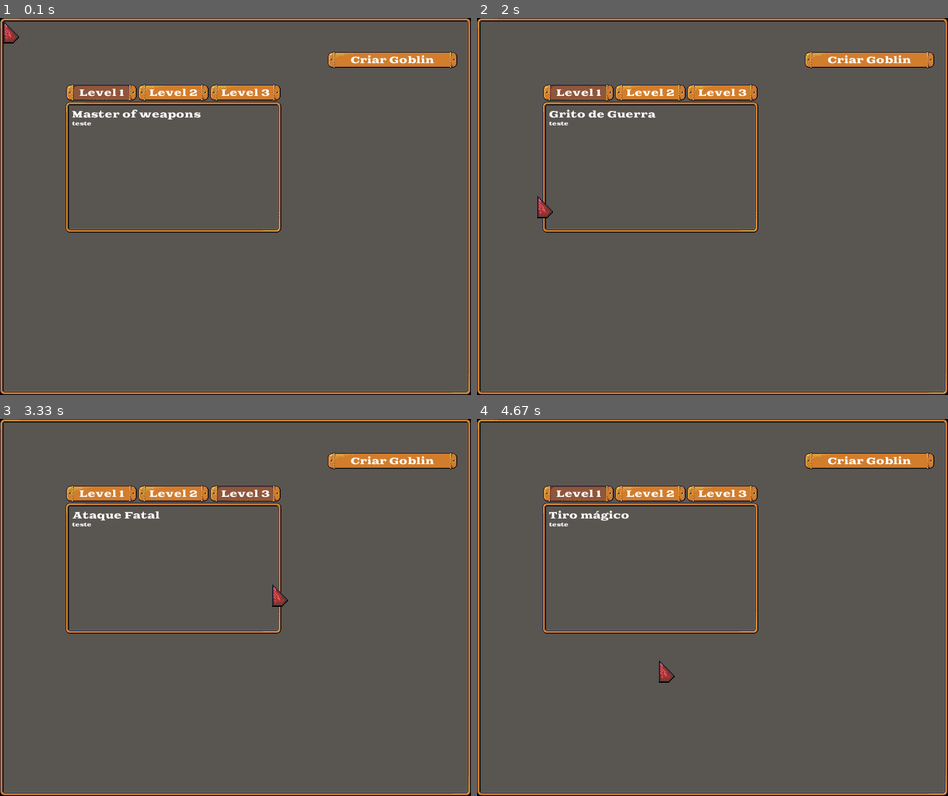
Above: before the commit, frames 1-4 (two rows, left to right).
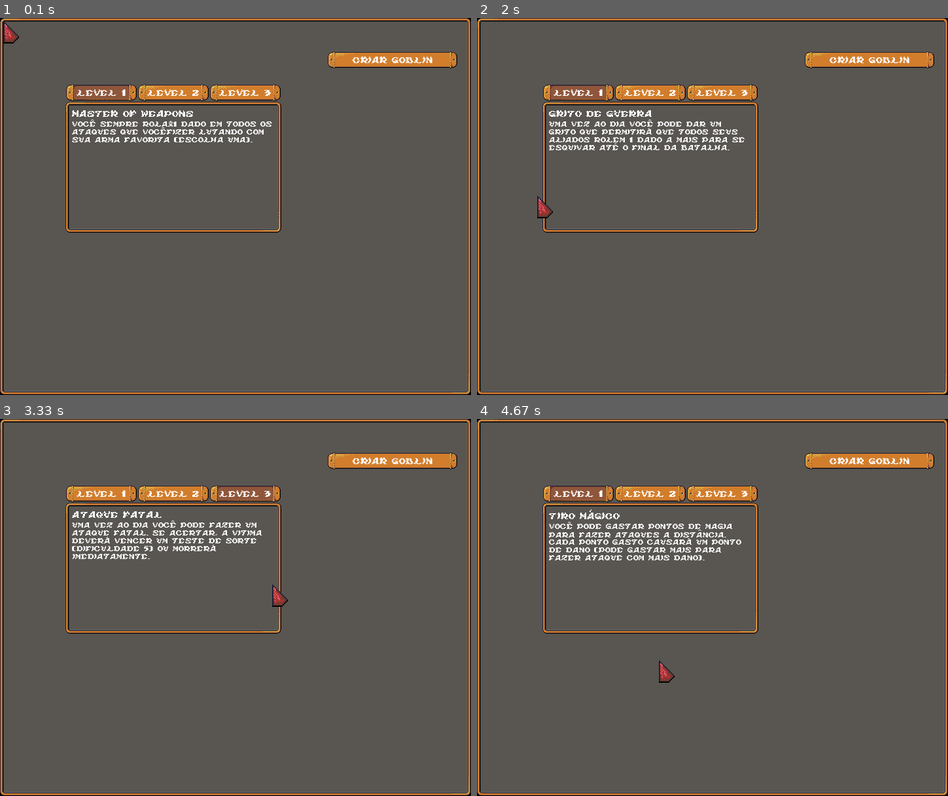
Above: after the commit, the same moments.

Repository: antomarsi/MalditosGoblinsPygame
Game: pygame game, started from main.py
Two runs of this game, one before a commit and one after it. Both use one fixed random seed, a clock stepped at 60 frames per second and the inputs below.
Inputs (mouse positions are in pixels of both pictures, inside the frame that each line leads up to):
- Up to frame 1 (0.1 s): no input
- Up to frame 2 (2 s): press the mouse at (580, 93) at 0.37 s; move the mouse to (571, 195) at 0.47 s; release the mouse at (566, 293) at 0.6 s; press the mouse at (867, 59) at 0.7 s; move the mouse to (745, 67) at 0.8 s; release the mouse at (618, 70) at 0.93 s; press the mouse at (651, 93) at 1.03 s; move the mouse to (769, 221) at 1.13 s; release the mouse at (891, 349) at 1.27 s; press the mouse at (867, 59) at 1.37 s; move the mouse to (740, 195) at 1.47 s; release the mouse at (608, 327) at 1.6 s; press the mouse at (867, 59) at 1.7 s; move the mouse to (703, 127) at 1.8 s; release the mouse at (538, 195) at 1.93 s
- Up to frame 3 (3.33 s): press the mouse at (244, 494) at 2.03 s; move the mouse to (329, 479) at 2.13 s; release the mouse at (409, 464) at 2.27 s; press the mouse at (103, 494) at 2.37 s; move the mouse to (155, 479) at 2.47 s; release the mouse at (216, 468) at 2.6 s; press the mouse at (244, 494) at 2.7 s; move the mouse to (221, 569) at 2.8 s; release the mouse at (193, 645) at 2.93 s; press the mouse at (244, 494) at 3.03 s; move the mouse to (259, 539) at 3.13 s; release the mouse at (273, 584) at 3.27 s
- Up to frame 4 (4.67 s): press the mouse at (867, 460) at 3.37 s; move the mouse to (816, 550) at 3.47 s; release the mouse at (769, 641) at 3.6 s; press the mouse at (651, 494) at 3.7 s; move the mouse to (684, 618) at 3.8 s; release the mouse at (721, 743) at 3.93 s; press the mouse at (651, 494) at 4.03 s; move the mouse to (764, 483) at 4.13 s; release the mouse at (877, 471) at 4.27 s; press the mouse at (580, 494) at 4.37 s; move the mouse to (618, 577) at 4.47 s; release the mouse at (660, 660) at 4.6 s

The runs differ from the first frame. In frame 1, 1.8% of the frame differs, in the area x 15-93%, y 9-33%; in frame 2, 2.0%; in frame 3, 2.0%; in frame 4, 2.2%, in the area x 15-93%, y 9-38%.

Commit message:
Ajustado valores de fonte

Diff:
--- a/goblin/data.py
+++ b/goblin/data.py
@@ -51,22 +51,22 @@
     MAGIC = 3
 
 class Skills(DataBase):
-    MASTER_OF_WEAPONS = {'id': 1, 'name': 'Master of weapons', 'description': 'teste'}
-    BRUTAL_ATTACK = {'id': 2, 'name': 'Ataque Brutal', 'description': 'teste'}
-    FATAL_ATTACK = {'id': 3, 'name': 'Ataque Fatal', 'description': 'teste'}
-    TRACK = {'id': 4, 'name': 'Rastrear', 'description': 'teste'}
-    SHARPSHOOTER = {'id': 5, 'name': 'Tiro Certeiro', 'description': 'teste'}
-    FATAL_SHOOT = {'id': 6, 'name': 'Tiro Fatal', 'description': 'teste'}
-    STEAL = {'id': 7, 'name': 'Roubar', 'description': 'teste'}
-    SET_TRAP = {'id': 8, 'name': 'Armadilha', 'description': 'teste'}
-    STEALTH_ATTACK = {'id': 9, 'name': 'Ataque furtivo', 'description': 'teste'}
-    ENDURANCE = {'id': 10, 'name': 'Resistencia', 'description': 'teste'}
-    EXPLOSIVE_SUICIDE = {'id': 11, 'name': 'Suícidio Explosivo', 'description': 'teste'}
-    IMMUNITY = {'id': 12, 'name': 'Imunidade', 'description': 'teste'}
-    WARCRY = {'id': 13, 'name': 'Grito de Guerra', 'description': 'teste'}
-    MAGIC_MISSLE = {'id': 14, 'name': 'Tiro mágico', 'description': 'teste'}
-    HEAL = {'id': 15, 'name': 'Curar', 'description': 'teste'}
-    PETRIFY = {'id': 16, 'name': 'Petrificar', 'description': 'teste'}
+    MASTER_OF_WEAPONS = {'id': 1, 'name': 'Master of weapons', 'description': 'Você sempre rola+1 dado em todos os ataques que vocêfizer lutando com sua arma favorita (Escolha uma).'}
+    BRUTAL_ATTACK = {'id': 2, 'name': 'Ataque Brutal', 'description': ' Uma vez ao dia vocêpode fazer um ataque brutal, que causao dobro de dano na vítima.'}
+    FATAL_ATTACK = {'id': 3, 'name': 'Ataque Fatal', 'description': 'Uma vez ao dia você pode fazer um ataque fatal. Se acertar, a vitima deverá vencer um teste de Sorte (Dificuldade 5) ou morrerá imediatamente.'}
+    TRACK = {'id': 4, 'name': 'Rastrear', 'description': 'Com um teste bem sucedido de Conhecimento (dificuldade 3) você pode rastrear qualquer criatura.'}
+    SHARPSHOOTER = {'id': 5, 'name': 'Mira Certeira', 'description': ' Você ignora a proteçãodos seus oponentes.'}
+    FATAL_SHOOT = {'id': 6, 'name': 'Tiro Fatal', 'description': 'Uma vez ao dia você podefazer um ataque à distância fatal. Se acertar, a vitima deverá vencer um teste de Sorte (Dificuldade 5) ou morrerá imediatamente.'}
+    STEAL = {'id': 7, 'name': 'Roubar', 'description': 'Você pode roubar sem ser visto se vencer um teste resistido de Habilidade contra a vítima.'}
+    SET_TRAP = {'id': 8, 'name': 'Armar Armadilhas', 'description': 'Você pode fazer uma armadilha em qualquer lugar se tiver alguns materiais. A pessoa terá que passar em um teste de Sorte (Dificuldade 5) para não cair na sua armadilha.'}
+    STEALTH_ATTACK = {'id': 9, 'name': 'Ataque furtivo', 'description': 'Se você não foi visto, você pode fazer um ataque furtivo. Se acertar, a vitima deverá fazer um teste de Sorte (Dificuldade 5). Se ela falhar ela morrerá.'}
+    ENDURANCE = {'id': 10, 'name': 'Resistencia', 'description': 'Você pode fazer um testede Sorte (dificuldade 5) quando receber dano de fogo ou explosão de fogo. Se vencer, você não recebe dano.'}
+    EXPLOSIVE_SUICIDE = {'id': 11, 'name': 'Suícidio Explosivo', 'description': 'Usando sua arma, você pode se explodir e matar TODOS os que estiverem na área da explosão.'}
+    IMMUNITY = {'id': 12, 'name': 'Imunidade', 'description': 'Você nunca recebe dano com fogo ou explosão.'}
+    WARCRY = {'id': 13, 'name': 'Grito de Guerra', 'description': 'Uma vez ao dia você pode dar um grito que permitirá que todos seus aliados rolem 1 dado a mais para se esquivar até o final da batalha.'}
+    MAGIC_MISSLE = {'id': 14, 'name': 'Tiro mágico', 'description': 'Você pode gastar pontos de magia para fazer ataques a distância. Cada ponto gasto causará um ponto de dano (pode gastar mais para fazer ataque com mais dano).'}
+    HEAL = {'id': 15, 'name': 'Curar', 'description': 'Você pode gastar seus pontos de magia para curar seus aliados. Cada ponto de magia recupera um ponto de vitalidade.'}
+    PETRIFY = {'id': 16, 'name': 'Petrificar', 'description': 'Gastando 6 pontos de magia você pode paralisar qualquer criatura.'}
 
 class Weapons(DataBase):
     DAGGER = {'id': 1, 'name': 'Adaga', 'damage': 2, 'protection': 0, 'throwable': True, 'distance': False}
--- a/gui/TabTextArea.py
+++ b/gui/TabTextArea.py
@@ -63,9 +63,9 @@
     def update(self, surface):
         self.panel.update(surface)
         if self.current_tab:
-            title = self.font_button.render(self.current_tab['skill']['name'], 1, pygame.Color('white'), None)
+            title = self.font_button.render(self.current_tab['skill']['name'], 0, pygame.Color('white'), None)
             surface.blit(title, (self.rect.left+10, self.rect.y+self.tabs[0]['button'].rect.height+10))
-            self.drawText(surface, self.current_tab['skill']['description'], pygame.Color('white'), (self.rect.left + 10, self.rect.y+self.tabs[0]['button'].rect.height + 10 + title.get_rect().height, self.rect.width, self.rect.height), self.font_text, 1)
+            self.drawText(surface, self.current_tab['skill']['description'], pygame.Color('white'), (self.rect.left + 10, self.rect.y+self.tabs[0]['button'].rect.height + 10 + title.get_rect().height, self.rect.width - 20, self.rect.height - self.tabs[0]['button'].rect.height), self.font_text, 1)
         for tab in self.tabs:
             tab["button"].update(surface)
 
--- a/main.py
+++ b/main.py
@@ -10,10 +10,10 @@
 
 pygame.font.init()
 
-FONT_LRG = pygame.font.Font('font/GoblinOne.otf', 24)
-FONT_MED = pygame.font.Font('font/GoblinOne.otf', 14)
-FONT_SML = pygame.font.Font('font/GoblinOne.otf', 8)
-FONT_VR_SML = pygame.font.Font('font/GoblinOne.otf', 7)
+FONT_LRG = pygame.font.Font('font/ghouls_ghosts_and_goblins.ttf', 24)
+FONT_MED = pygame.font.Font('font/ghouls_ghosts_and_goblins.ttf', 17)
+FONT_SML = pygame.font.Font('font/ghouls_ghosts_and_goblins.ttf', 14)
+FONT_VR_SML = pygame.font.Font('font/ghouls_ghosts_and_goblins.ttf', 7)
 
 class Game:
     bg = None
Binary file added: font/ghouls_ghosts_and_goblins.ttf
